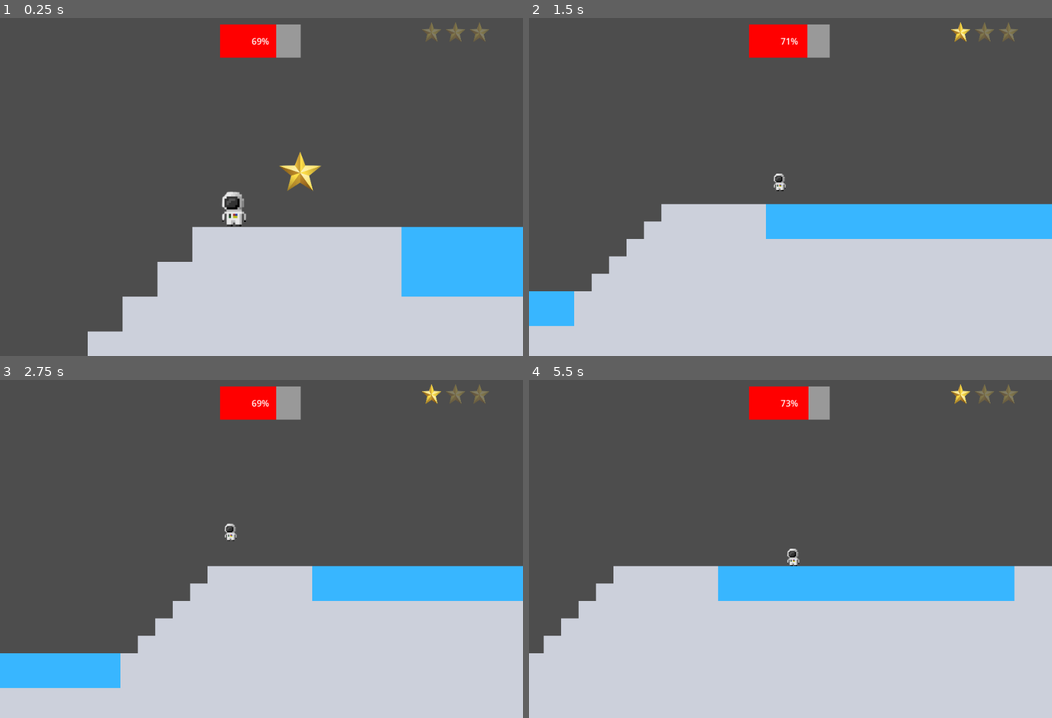
Above: before the commit, frames 1-4 (two rows, left to right).
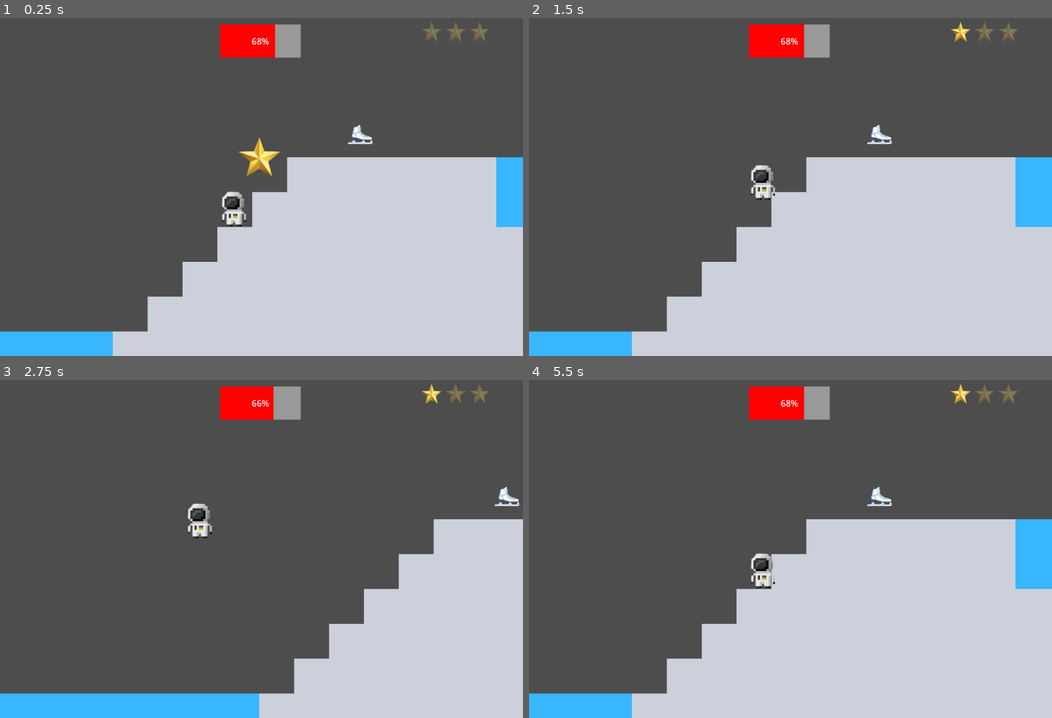
Above: after the commit, the same moments.

Repository: shreya-0718/space-game
Game: Godot game, scene res://scenes/mercury.tscn
Same seed, same stepped clock (60 frames per second), same inputs: the game is played once before the commit and once after it. This scene is started directly instead of the project's main scene.
Inputs (mouse positions are in pixels of both pictures, inside the frame that each line leads up to):
- Up to frame 1 (0.25 s): no input
- Up to frame 2 (1.5 s): tap Enter at 0.5 s; move the mouse to (905, 163) at 0.52 s; hold Right (right) 0.53-1.25 s; tap E (equip, bound only after the commit) at 0.6 s; click (905, 163) at 0.67 s; tap Up (jump) at 0.77 s; drag from (685, 200) to (764, 251) at 1.27 s
- Up to frame 3 (2.75 s): move the mouse to (313, 467) at 2.02 s; hold Left (left) from 2.03 s (still down); tap Alt at 2.1 s; click (313, 467) at 2.17 s; tap E (equip, bound only after the commit) at 2.3 s
- Up to frame 4 (5.5 s): release Left (left) at 2.75 s; drag from (764, 613) to (821, 549) at 2.77 s; move the mouse to (947, 596) at 3.52 s; hold Right (right) 3.53-4.25 s; tap E (equip, bound only after the commit) at 3.6, 5.3 s; click (947, 596) at 3.67 s; tap Up (jump) at 3.77 s; drag from (633, 491) to (764, 549) at 4.27 s; move the mouse to (816, 542) at 5.02 s; hold Right (right) from 5.03 s (still down); tap Alt at 5.1 s; click (816, 542) at 5.17 s

The runs differ from the first frame. In frame 1, 19% of the frame differs, in the area x 0-100%, y 1-100%; in frame 2, 23%; in frame 3, 26%; in frame 4, 25%.

Commit message:
added powerups!

Diff:
--- a/project.godot
+++ b/project.godot
@@ -53,6 +53,11 @@
 "deadzone": 0.2,
 "events": []
 }
+equip={
+"deadzone": 0.2,
+"events": [Object(InputEventKey,"resource_local_to_scene":false,"resource_name":"","device":-1,"window_id":0,"alt_pressed":false,"shift_pressed":false,"ctrl_pressed":false,"meta_pressed":false,"pressed":false,"keycode":0,"physical_keycode":69,"key_label":0,"unicode":101,"location":0,"echo":false,"script":null)
+]
+}
 
 [rendering]
 
--- /dev/null
+++ b/scenes/iceskates.gd
@@ -0,0 +1,28 @@
+extends Area2D
+
+@onready var label = get_node("../text")
+@onready var skates = get_node("../iceskates/skatesimage")
+
+var player_inside = false
+var interacted = false
+
+func _ready():
+	label.visible = false
+
+func _on_body_entered(body):
+	if body.name == "astronaut" and not interacted:
+		label.visible = true
+		player_inside = true
+
+func _on_body_exited(body):
+	if body.name == "astronaut":
+		label.visible = false
+		player_inside = false
+
+
+func _process(delta):
+	if player_inside and Input.is_action_just_pressed("equip") and not interacted:
+		label.visible = false
+		global.ice_skates += 1
+		skates.queue_free()
+		interacted = true
--- a/scenes/mercury.tscn
+++ b/scenes/mercury.tscn
@@ -14,6 +14,9 @@
 [ext_resource type="Texture2D" uid="uid://c82mv17yv7jiu" path="res://images/mercury/flag.png" id="12_r5swh"]
 [ext_resource type="Script" uid="uid://bhrlqb6juuy2a" path="res://scenes/zoomout.gd" id="13_bym06"]
 [ext_resource type="Script" uid="uid://clw7wi0msuovm" path="res://scenes/zoomin.gd" id="14_r5swh"]
+[ext_resource type="Script" uid="uid://dlaxqvogxis5r" path="res://scenes/iceskates.gd" id="15_vhrc5"]
+[ext_resource type="Texture2D" uid="uid://bf1417yva3ltu" path="res://images/mercury/iceskates.png" id="16_vrg72"]
+[ext_resource type="Texture2D" uid="uid://bqubey0spgbql" path="res://images/mercury/raincoat.png" id="17_vrg72"]
 
 [sub_resource type="TileSetAtlasSource" id="TileSetAtlasSource_gaff4"]
 texture = ExtResource("1_7rm5h")
@@ -329,6 +332,9 @@
 [sub_resource type="CircleShape2D" id="CircleShape2D_ikbxa"]
 radius = 136.0588
 
+[sub_resource type="RectangleShape2D" id="RectangleShape2D_a4sud"]
+size = Vector2(247, 58)
+
 [node name="Node2D" type="Node2D"]
 script = ExtResource("1_hny5o")
 
@@ -338,7 +344,7 @@
 tile_set = SubResource("TileSet_1y6ab")
 
 [node name="astronaut" type="CharacterBody2D" parent="." groups=["astronaut"]]
-position = Vector2(11404, 799)
+position = Vector2(11230, 927)
 script = ExtResource("2_doqmq")
 
 [node name="Sprite2D" type="Sprite2D" parent="astronaut"]
@@ -377,7 +383,7 @@
 shape = SubResource("RectangleShape2D_2ndqr")
 
 [node name="star2" type="Area2D" parent="."]
-position = Vector2(1934, 472)
+position = Vector2(1110, 460)
 script = ExtResource("6_w3gva")
 
 [node name="Sprite2D" type="Sprite2D" parent="star2"]
@@ -390,16 +396,16 @@
 shape = SubResource("RectangleShape2D_o7j63")
 
 [node name="star3" type="Area2D" parent="."]
-position = Vector2(1931, 451)
+position = Vector2(1107, 439)
 script = ExtResource("7_hny5o")
 
 [node name="Sprite2D" type="Sprite2D" parent="star3"]
-position = Vector2(9594.804, 278.75)
+position = Vector2(10169.804, 392.75)
 scale = Vector2(0.19088668, 0.19088668)
 texture = ExtResource("3_wv0ba")
 
 [node name="CollisionShape2D" type="CollisionShape2D" parent="star3"]
-position = Vector2(9597.804, 279.75)
+position = Vector2(10172.804, 393.75)
 shape = SubResource("RectangleShape2D_w3gva")
 
 [node name="CanvasLayer" type="CanvasLayer" parent="."]
@@ -437,10 +443,10 @@
 metadata/_edit_use_anchors_ = true
 
 [node name="Button" type="Button" parent="."]
-offset_left = 15594.0
-offset_top = 943.0
-offset_right = 15679.0
-offset_bottom = 974.0
+offset_left = 14738.0
+offset_top = 877.0
+offset_right = 14823.0
+offset_bottom = 908.0
 text = "end game"
 script = ExtResource("8_3ogdj")
 
@@ -526,6 +532,49 @@
 [node name="CollisionShape2D" type="CollisionShape2D" parent="zoomin"]
 position = Vector2(12909, 748)
 shape = SubResource("CircleShape2D_ikbxa")
+
+[node name="iceskates" type="Area2D" parent="."]
+position = Vector2(-0.0009765625, 6.1035156e-05)
+scale = Vector2(1, 0.99999994)
+script = ExtResource("15_vhrc5")
+
+[node name="skatesimage" type="Sprite2D" parent="iceskates"]
+position = Vector2(11462.002, 790.00006)
+scale = Vector2(0.24183905, 0.22451329)
+texture = ExtResource("16_vrg72")
+
+[node name="CollisionShape2D" type="CollisionShape2D" parent="iceskates"]
+position = Vector2(11451.501, 793.00037)
+scale = Vector2(1, 1.0000001)
+shape = SubResource("RectangleShape2D_a4sud")
+
+[node name="text" type="Label" parent="."]
+offset_left = 11327.0
+offset_top = 722.0
+offset_right = 11578.0
+offset_bottom = 771.0
+text = "Press \"E\" to equip the ice skates!
+"
+
+[node name="CanvasLayer3" type="CanvasLayer" parent="."]
+
+[node name="powerups" type="HBoxContainer" parent="CanvasLayer3"]
+offset_left = 9.0
+offset_top = 549.0
+offset_right = 403.0
+offset_bottom = 639.0
+size_flags_stretch_ratio = 0.0
+
+[node name="skates" type="TextureRect" parent="CanvasLayer3/powerups"]
+layout_mode = 2
+mouse_filter = 2
+texture = ExtResource("16_vrg72")
+expand_mode = 2
+
+[node name="raincoat" type="TextureRect" parent="CanvasLayer3/powerups"]
+layout_mode = 2
+texture = ExtResource("17_vrg72")
+expand_mode = 2
 
 [connection signal="body_entered" from="star1" to="star1" method="_on_body_entered"]
 [connection signal="body_entered" from="star2" to="star2" method="_on_body_entered"]
@@ -535,3 +584,5 @@
 [connection signal="body_entered" from="checkpoint" to="checkpoint" method="_on_body_entered"]
 [connection signal="body_entered" from="zoomout" to="zoomout" method="_on_body_entered"]
 [connection signal="body_entered" from="zoomin" to="zoomin" method="_on_body_entered"]
+[connection signal="body_entered" from="iceskates" to="iceskates" method="_on_body_entered"]
+[connection signal="body_exited" from="iceskates" to="iceskates" method="_on_body_exited"]
--- a/scenes/water.gd
+++ b/scenes/water.gd
@@ -3,5 +3,6 @@
 
 
 func _on_body_entered(body):
+
 	if body.is_in_group("astronaut"):
 		body.die()
--- a/scripts/global.gd
+++ b/scripts/global.gd
@@ -3,6 +3,8 @@
 var mercury_stars: int = 0
 var venus_stars: int = 0
 
+var ice_skates: int = 0
+var raincoat: int = 0
 
 var mercury_gravity = 34
 var venus_gravity = 900
--- a/scripts/mercurylevel.gd
+++ b/scripts/mercurylevel.gd
@@ -26,11 +26,17 @@
 	for i in range(stars.size()):
 		stars[i].modulate = Color(1, 1, 1, 1) if i < global.mercury_stars else Color(1, 1, 1, 0.3)
 
-
+func update_powerups():
+	var container = get_node("CanvasLayer3/powerups")
+	var powerups = container.get_children()
+	for i in range(powerups.size()):
+		powerups[0].modulate = Color(1, 1, 1, 1) if global.ice_skates > 0 else Color(1, 1, 1, 0)
+		powerups[1].modulate = Color(1, 1, 1, 1) if global.raincoat > 0 else Color(1, 1, 1, 0)
 
 func _process(delta):
 	update_progress_bar()
 	update_stars()
+	update_powerups()
 	progress_bar.visible = true
 
 func update_progress_bar():
@@ -49,3 +55,8 @@
 	# progress = clamp(progress, 5, 10)
 
 	progress_bar.value = progress
+
+
+
+func _on_body_entered(body: Node2D) -> void:
+	pass # Replace with function body.
Binary file added: images/mercury/iceskates.png
Not shown, added: images/mercury/iceskates.png.import
Binary file added: images/mercury/raincoat.png
Not shown, added: images/mercury/raincoat.png.import
Not shown, added: scenes/iceskates.gd.uid
Not shown: 1 places in scenes/mercury.tscn that only renumber resources
